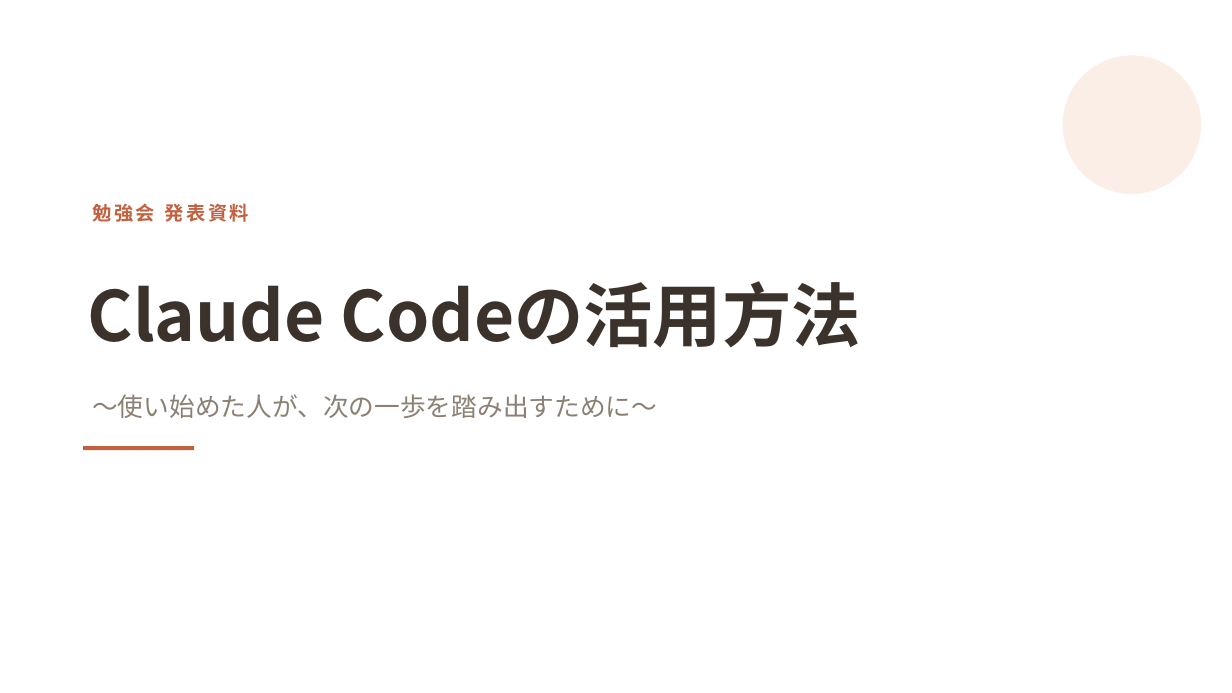
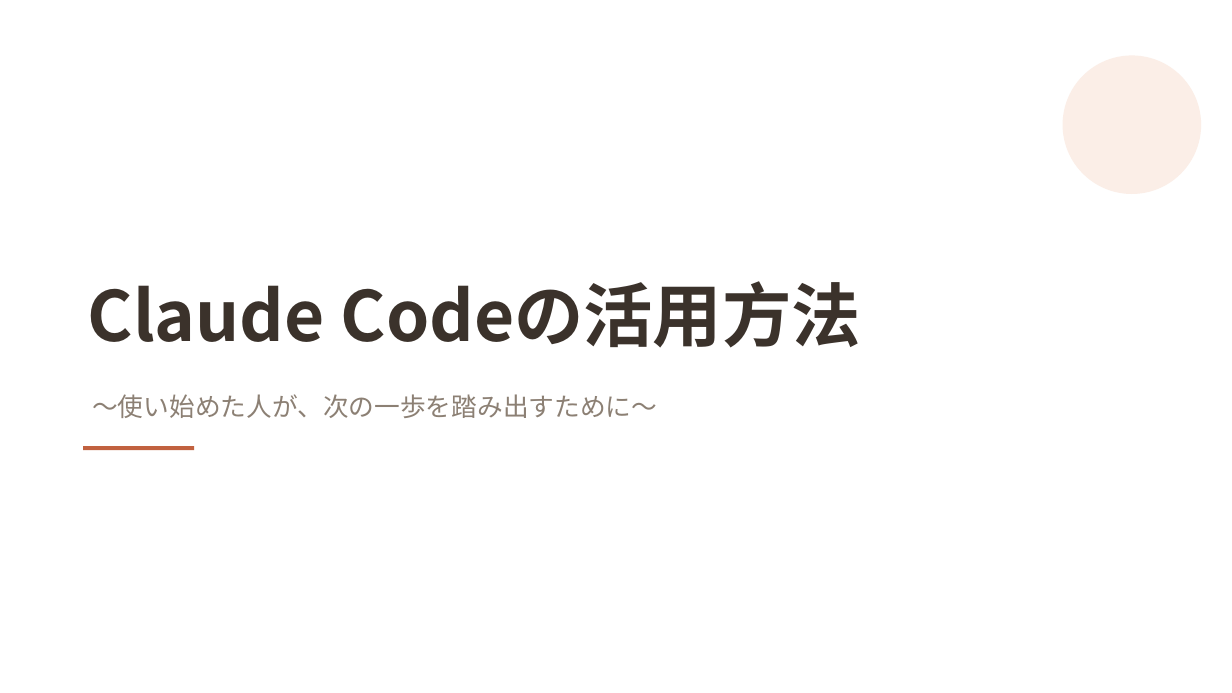
Before and after one commit to masa12y/docs, a slide deck: slide 1 of 勉強会/Claude_Codeの活用方法.pptx. Drawn at 1232x693 pixels with LibreOffice and Linux fonts; fonts in the diff are those of the drawing. Boxes give left, top, right and bottom in pixels: in the first picture for what was removed or moved away, otherwise in the second. Text is boxed around its words. In the diff, an @@ line names an element or a change of style, - is before the commit and + after.

```diff
--- a/勉強会/Claude_Codeの活用方法.pptx
+++ b/勉強会/Claude_Codeの活用方法.pptx
@@ text removed at [92,203,250,222] @@
-勉強会 発表資料
```
Also in this commit, not shown: 18 other slides changed, 1 slide added, 3 slides removed, 2 other files.
